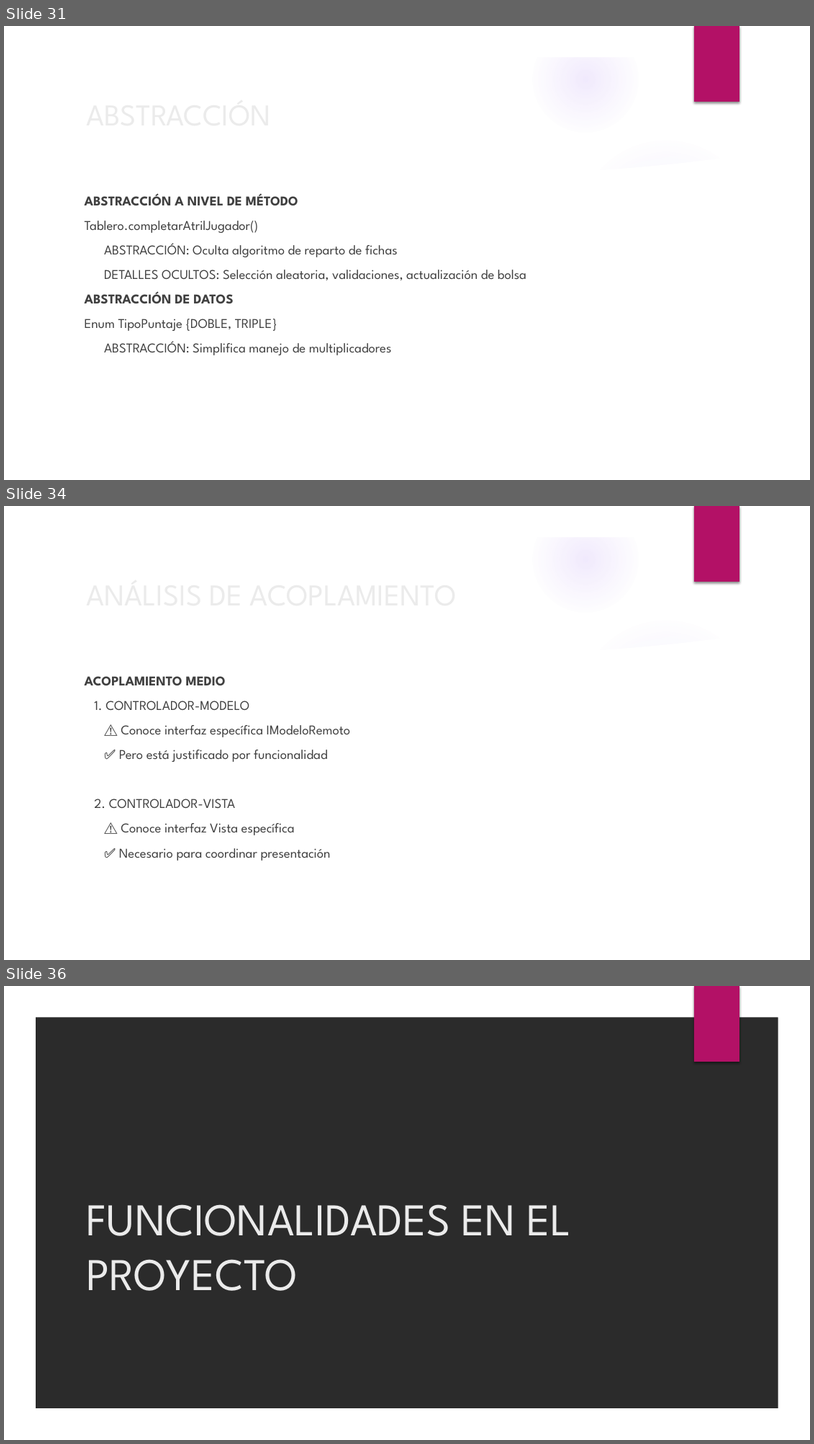
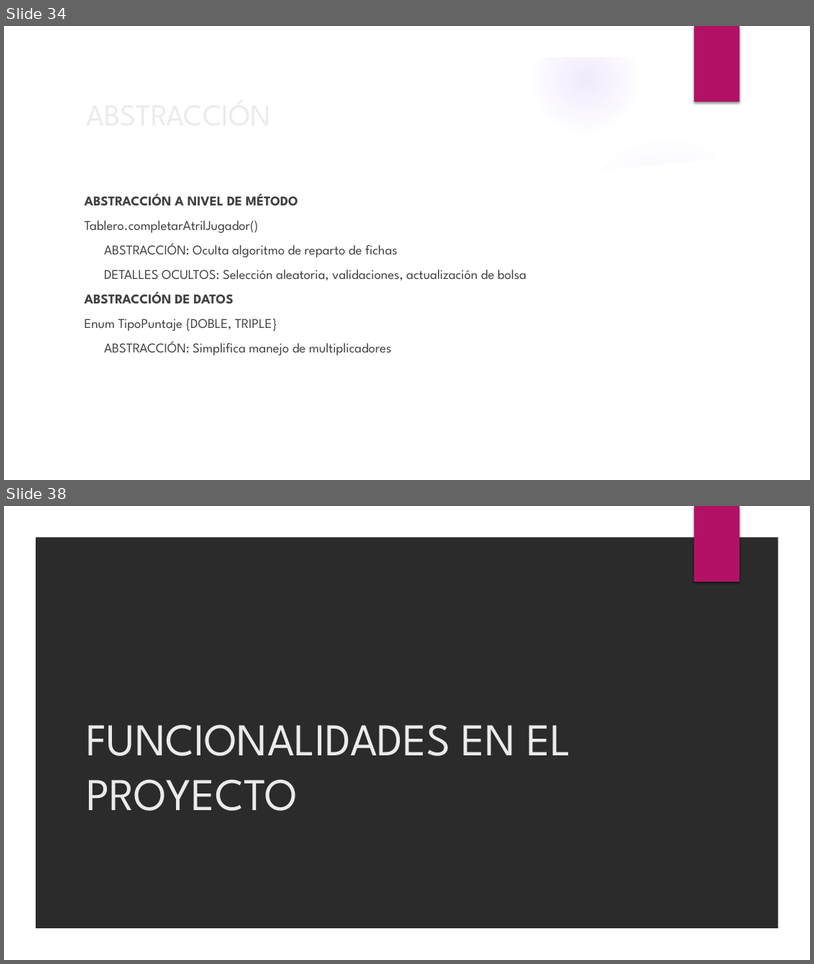
Before and after one commit to BinaryJuan/scrabble-poo, a slide deck: SCRABBLE.pptx. Shown one above the other, each under a label of ours: slides 31, 34 and 36 before the commit, slides 34 and 38 after it; the slides between them are not shown. The pictures are 814x1444 and 814x964 pixels, drawn with LibreOffice and Linux fonts; fonts in the diff are those of the drawing; background and template pictures are left out; a plain dark background stands for a picture behind light text. Boxes give left, top, right and bottom in pixels: in the first picture for what was removed or moved away, otherwise in the second. Text is boxed around its words. In the diff, an @@ line names an element or a change of style, - is before the commit and + after.

```diff
--- a/SCRABBLE.pptx
+++ b/SCRABBLE.pptx
@@ slide 34 removed at [4,506,810,960], background picture (left out); not listed: 9 template elements that a slide beside it also shows @@
@@ title removed at [80,570,660,617] @@
-ANÁLISIS DE ACOPLAMIENTO
@@ text removed at [85,676,351,860] @@
-ACOPLAMIENTO MEDIO
-1. CONTROLADOR-MODELO
-⚠️ Conoce interfaz específica IModeloRemoto
-✅ Pero está justificado por funcionalidad
-2. CONTROLADOR-VISTA
-⚠️ Conoce interfaz Vista específica
-✅ Necesario para coordinar presentación
@@ what was slide 31 is now slide 34 @@
@@ what was slide 36 is now slide 38 @@
```
Also in this commit, not shown: 13 slides changed, 3 slides added, 3 other files.
